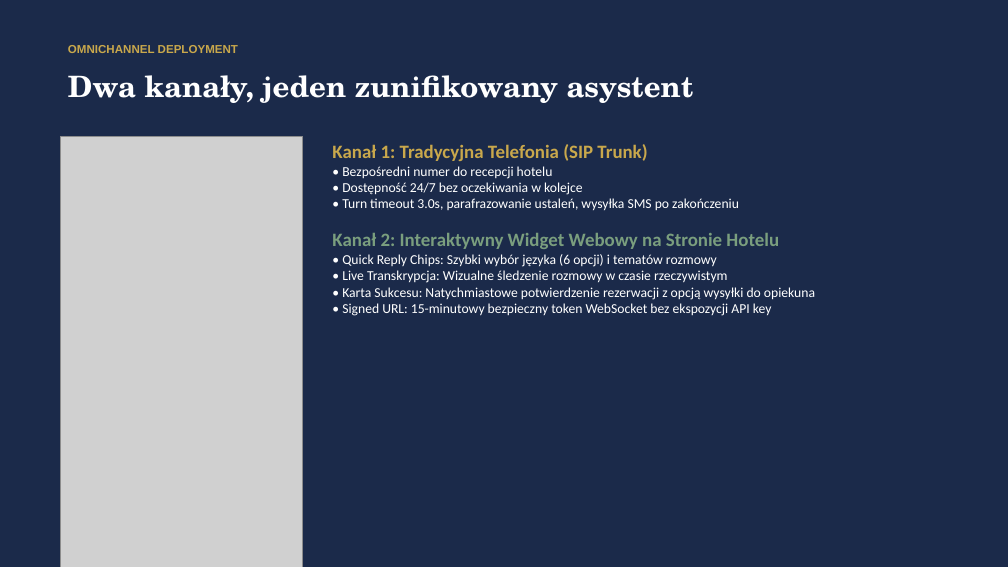
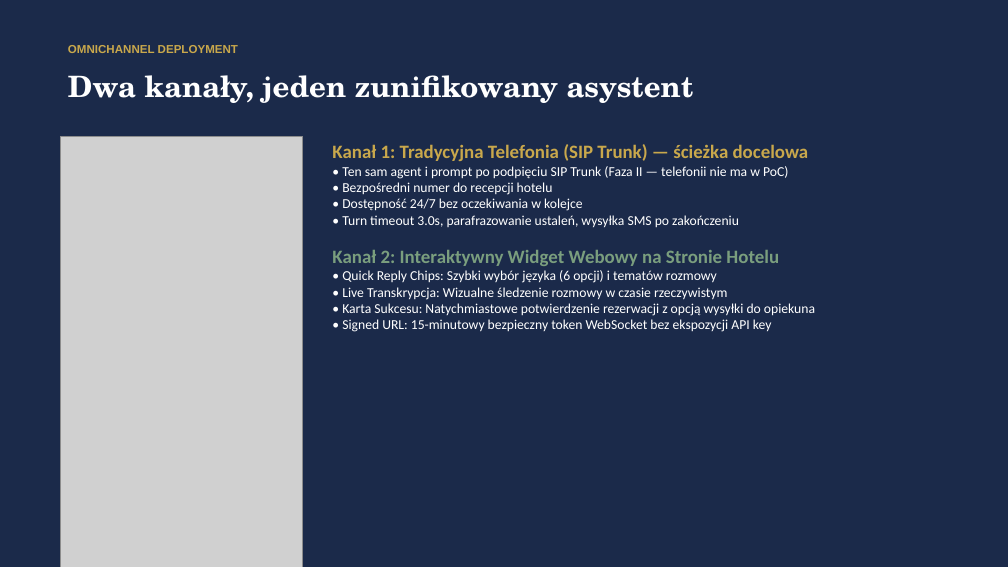
Before and after one commit to kpulka/Elevenlabs_SpaHotel_PoC, a slide deck: slide 8 of presentation/Bukowy_Dwor_Case_Study.pptx. Drawn at 1008x567 pixels with LibreOffice and Linux fonts; fonts in the diff are those of the drawing; grey boxes stand for pictures. Boxes give left, top, right and bottom in pixels: in the first picture for what was removed or moved away, otherwise in the second. Text is boxed around its words. In the diff, an @@ line names an element or a change of style, - is before the commit and + after.

```diff
--- a/presentation/Bukowy_Dwor_Case_Study.pptx
+++ b/presentation/Bukowy_Dwor_Case_Study.pptx
@@ text at [332,144,809,227]: text changed @@
-Kanał 1: Tradycyjna Telefonia (SIP Trunk)
-• Bezpośredni numer do recepcji hotelu
-• Dostępność 24/7 bez oczekiwania w kolejce
-• Turn timeout 3.0s, parafrazowanie ustaleń, wysyłka SMS po zakończeniu
+Kanał 1: Tradycyjna Telefonia (SIP Trunk) — ścieżka docelowa
+• Ten sam agent i prompt po podpięciu SIP Trunk (Faza II — telefonii nie ma w PoC)
+• Bezpośredni numer do recepcji hotelu
+• Dostępność 24/7 bez oczekiwania w kolejce
+• Turn timeout 3.0s, parafrazowanie ustaleń, wysyłka SMS po zakończeniu
```
Also in this commit, not shown: 2 other slides changed, 3 other files.
